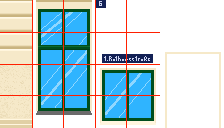
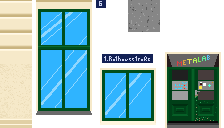
Before/after of a w=224, h=128 layered artwork. What changed in the layer stack:
hid "tiles" over box(0, 0, 192, 128)
removed layer "Türrahmen" over box(65, 0, 219, 128)
removed layer "Kopie von Malebene 2(eingefügt) Zusammengeführt" over box(0, 0, 193, 128)
added layer "Asphalt" above "Türschild" over box(5, 0, 219, 128)
added layer "Türschild" above "Tür" over box(4, 0, 219, 128)
added layer "Tür" above "Malebene 2(eingefügt) Zusammengeführt" over box(0, 0, 219, 128)
